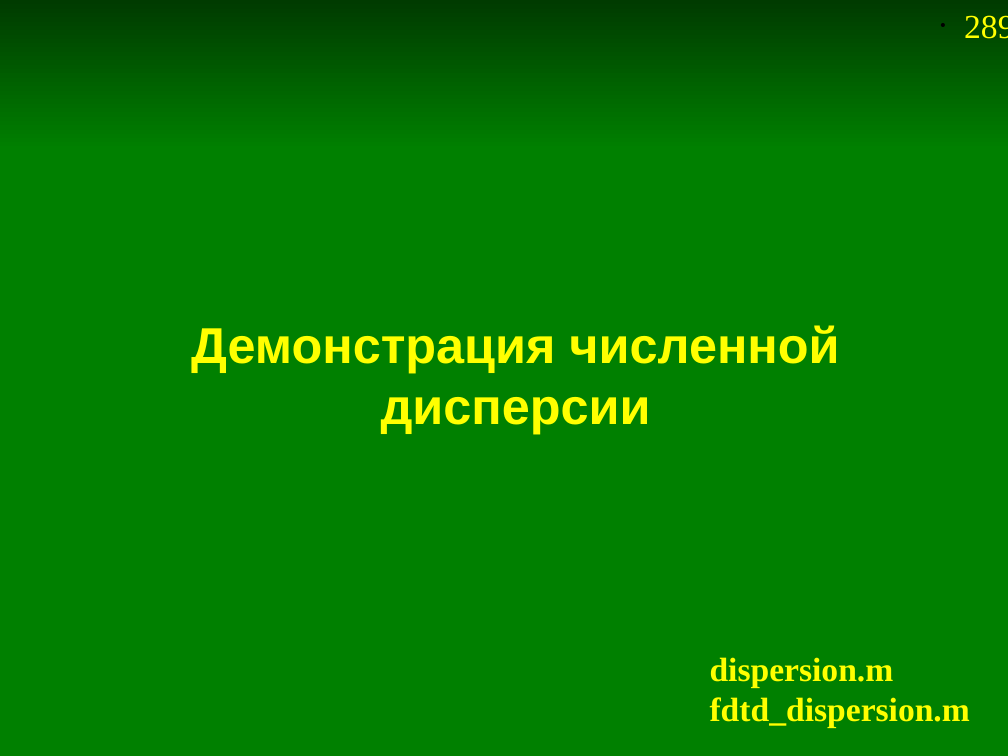
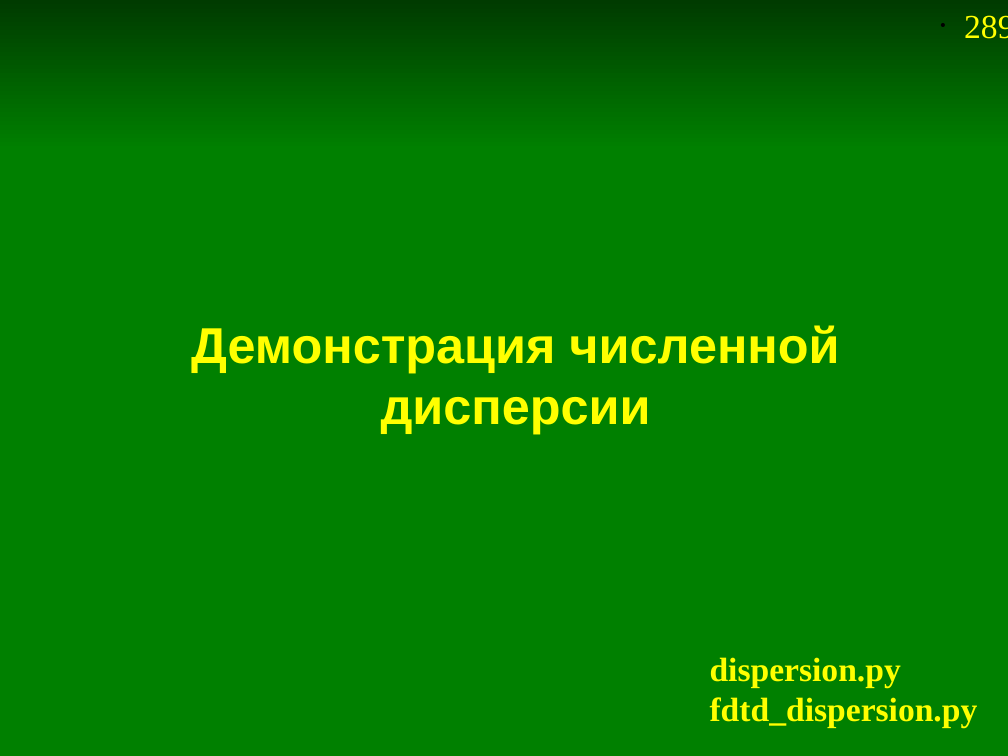
Before and after one commit to andris0147sv/modelling, a slide deck: slide 289 of presentations/2. FDTD.odp. Drawn at 1008x756 pixels with LibreOffice and Linux fonts; fonts in the diff are those of the drawing. Boxes give left, top, right and bottom in pixels: in the first picture for what was removed or moved away, otherwise in the second. Text is boxed around its words. In the diff, an @@ line names an element or a change of style, - is before the commit and + after.

```diff
--- a/presentations/2. FDTD.odp
+++ b/presentations/2. FDTD.odp
@@ text at (x1=710, y1=657, x2=978, y2=728): text changed @@
-dispersion.m
-fdtd_dispersion.m
+dispersion.py
+fdtd_dispersion.py
```
Also in this commit, not shown: 29 other slides changed.
